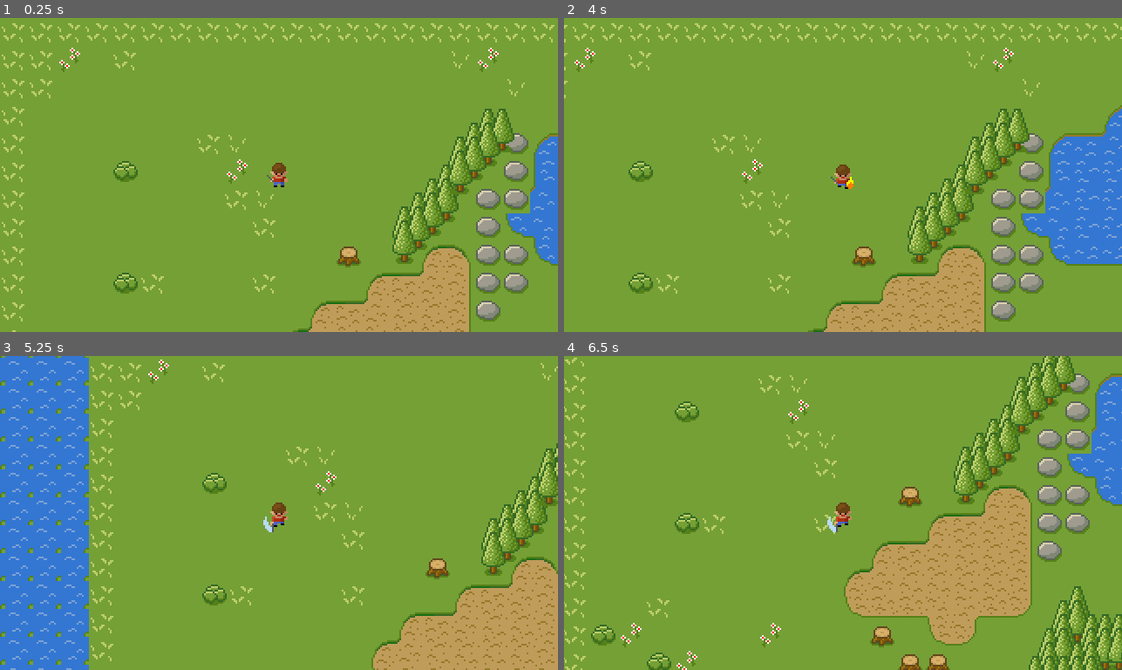
Above: before the commit, frames 1-4 (two rows, left to right).
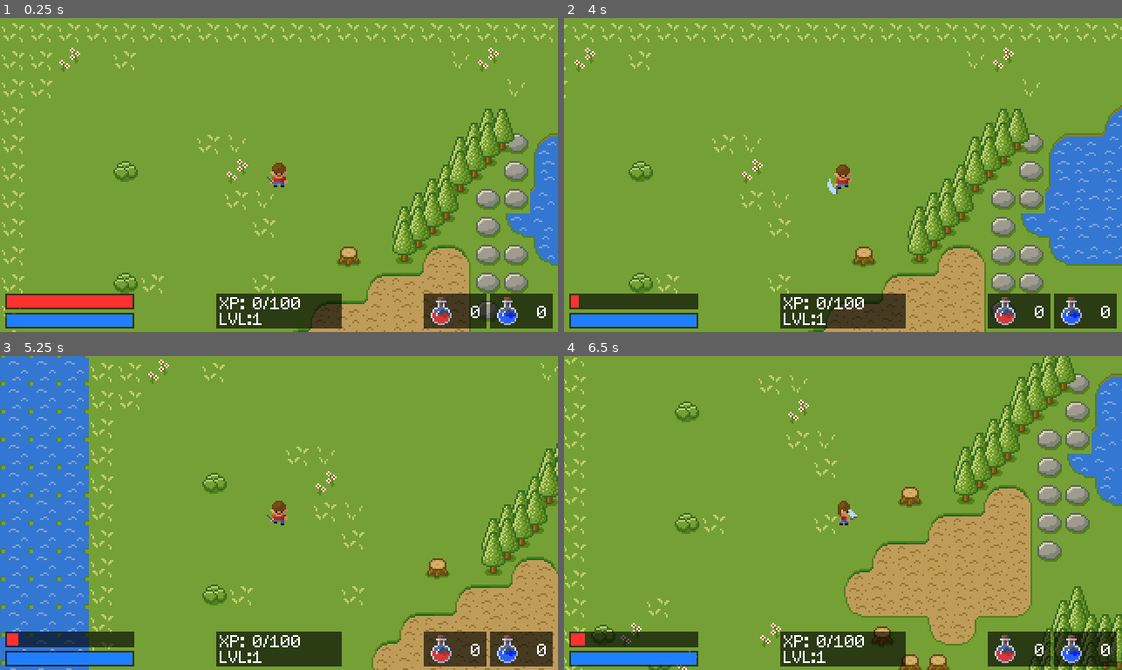
Above: after the commit, the same moments.

Repository: leugengroot/GodotSimpleRPG
Game: Godot game, scene res://Scenes/Main.tscn
The game is run twice, just before and just after one commit, with the same random seed, the same clock (stepped at 60 frames per second) and the same inputs.
Inputs:
- Up to frame 1 (0.25 s): no input
- Up to frame 2 (4 s): tap Enter at 0.5 s; hold Right (ui_right) 0.53-1.28 s; hold Space (attack) 0.53-1.28 s; tap Ctrl (fireball) at 0.8, 1.35, 2.3, 2.85, 3.8 s; hold Down (ui_down) 1.28-2.03 s; tap Space (attack) at 1.55, 3.05 s; hold Right (ui_right) 2.03-2.78 s; hold Space (attack) 2.03-2.78 s; hold Up (ui_up) 2.78-3.53 s; hold Left (ui_left) from 3.53 s (still down); hold Space (attack) from 3.53 s (still down)
- Up to frame 3 (5.25 s): release Space (attack) at 4.28 s; tap Ctrl (fireball) at 4.35 s; tap Space (attack) at 4.55 s; release Left (ui_left) at 5.03 s; hold Down (ui_down) from 5.03 s (still down); hold Space (attack) from 5.03 s (still down)
- Up to frame 4 (6.5 s): tap Ctrl (fireball) at 5.3, 5.85 s; release Down (ui_down) at 5.78 s; release Space (attack) at 5.78 s; hold Right (ui_right) from 5.78 s (still down); tap Space (attack) at 6.05 s

The runs differ from the first frame. In frame 1, 7.3% of the frame differs, in the area x 0-100%, y 50-99%; in frame 2, 7.4%; in frame 3, 7.5%; in frame 4, 7.5%, in the area x 0-100%, y 46-99%.

Commit message:
stage 9 complete

Diff:
--- a/GodotSimpleRPG/Entities/Player/Player.gd
+++ b/GodotSimpleRPG/Entities/Player/Player.gd
@@ -7,6 +7,32 @@
 export var speed = 75
 
 var attack_playing = false
+
+signal player_stats_changed
+
+# Player stats
+var health = 100
+var health_max = 100
+var health_regeneration = 1
+var mana = 100
+var mana_max = 100
+var mana_regeneration = 2
+
+func _ready():
+   emit_signal("player_stats_changed", self)
+
+func _process(delta):
+   # Regenerates mana
+   var new_mana = min(mana + mana_regeneration * delta, mana_max)
+   if new_mana != mana:
+	   mana = new_mana
+	   emit_signal("player_stats_changed", self)
+
+   # Regenerates health
+   var new_health = min(health + health_regeneration * delta, health_max)
+   if new_health != health:
+	   health = new_health
+	   emit_signal("player_stats_changed", self)
 
 func _physics_process(delta):
 	# Get player input
@@ -28,14 +54,17 @@
 		animates_player(direction)
 
 func _input(event):
-   if event.is_action_pressed("attack"):
-	   attack_playing = true
-	   var animation = get_animation_direction(last_direction) + "_attack"
-	   $Sprite.play(animation)
-   elif event.is_action_pressed("fireball"):
-	   attack_playing = true
-	   var animation = get_animation_direction(last_direction) + "_fireball"
-	   $Sprite.play(animation)
+	if event.is_action_pressed("attack"):
+		attack_playing = true
+		var animation = get_animation_direction(last_direction) + "_attack"
+		$Sprite.play(animation)
+	elif event.is_action_pressed("fireball"):
+		if mana >= 25:
+			mana = mana - 25
+			emit_signal("player_stats_changed", self)
+			attack_playing = true
+			var animation = get_animation_direction(last_direction) + "_fireball"
+			$Sprite.play(animation)
 
 func animates_player(direction: Vector2):
 	if direction != Vector2.ZERO:
@@ -66,6 +95,5 @@
 		return "right"
 	return "down"
 
-
 func _on_Sprite_animation_finished():
 	attack_playing = false
--- /dev/null
+++ b/GodotSimpleRPG/Fonts/Font.tres
@@ -0,0 +1,7 @@
+[gd_resource type="DynamicFont" load_steps=2 format=2]
+
+[ext_resource path="res://Fonts/Schrîdinger.ttf" type="DynamicFontData" id=1]
+
+[resource]
+size = 10
+font_data = ExtResource( 1 )
--- /dev/null
+++ b/GodotSimpleRPG/GUI/HealthBar.gd
@@ -0,0 +1,5 @@
+extends ColorRect
+
+
+func _on_Player_player_stats_changed(var player):
+	$Bar.rect_size.x = 72 * player.mana / player.mana_max
--- /dev/null
+++ b/GodotSimpleRPG/GUI/ManaBar.gd
@@ -0,0 +1,6 @@
+extends ColorRect
+
+
+
+func _on_Player_player_stats_changed():
+	pass # Replace with function body.
--- a/GodotSimpleRPG/Scenes/Main.tscn
+++ b/GodotSimpleRPG/Scenes/Main.tscn
@@ -34,6 +34,10 @@
 [ext_resource path="res://Entities/Player/player_frames/player_up_fireball_1.png" type="Texture" id=32]
 [ext_resource path="res://Entities/Player/player_frames/player_up_attack_1.png" type="Texture" id=33]
 [ext_resource path="res://Entities/Player/player_frames/player_down_idle_1.png" type="Texture" id=34]
+[ext_resource path="res://GUI/HealthBar.gd" type="Script" id=35]
+[ext_resource path="res://GUI/ManaBar.gd" type="Script" id=36]
+[ext_resource path="res://Fonts/Schrîdinger.ttf" type="DynamicFontData" id=37]
+[ext_resource path="res://GUI/potions.png" type="Texture" id=38]
 
 [sub_resource type="SpriteFrames" id=2]
 animations = [ {
@@ -120,6 +124,26 @@
 
 [sub_resource type="RectangleShape2D" id=1]
 extents = Vector2( 5, 7 )
+
+[sub_resource type="DynamicFont" id=3]
+size = 10
+font_data = ExtResource( 37 )
+
+[sub_resource type="DynamicFont" id=4]
+size = 10
+font_data = ExtResource( 37 )
+
+[sub_resource type="DynamicFont" id=5]
+size = 10
+font_data = ExtResource( 37 )
+
+[sub_resource type="DynamicFont" id=6]
+size = 10
+font_data = ExtResource( 37 )
+
+[sub_resource type="DynamicFont" id=7]
+size = 10
+font_data = ExtResource( 37 )
 
 [node name="Root" type="Node"]
 
@@ -131,7 +155,6 @@
 [node name="Sprite" type="AnimatedSprite" parent="Player"]
 frames = SubResource( 2 )
 animation = "down_idle"
-frame = 1
 playing = true
 
 [node name="CollisionShape2D" type="CollisionShape2D" parent="Player"]
@@ -153,4 +176,121 @@
 format = 1
 tile_data = PoolIntArray( 393250, 5, 0, 393251, 5, 0, 458785, 5, 0, 458786, 5, 0, 524320, 5, 0, 524321, 5, 0, 589856, 5 …(1017 unchanged characters)…
 
+[node name="CanvasLayer" type="CanvasLayer" parent="."]
+
+[node name="Health" type="ColorRect" parent="CanvasLayer"]
+margin_left = 3.0
+margin_top = 158.0
+margin_right = 77.0
+margin_bottom = 167.0
+color = Color( 0, 0, 0, 0.627451 )
+script = ExtResource( 35 )
+
+[node name="Bar" type="ColorRect" parent="CanvasLayer/Health"]
+margin_left = 1.0
+margin_top = 1.0
+margin_right = 73.0
+margin_bottom = 8.0
+color = Color( 1, 0.196078, 0.196078, 1 )
+
+[node name="Mana" type="ColorRect" parent="CanvasLayer"]
+margin_left = 3.0
+margin_top = 169.0
+margin_right = 77.0
+margin_bottom = 178.0
+color = Color( 0, 0, 0, 0.627451 )
+script = ExtResource( 36 )
+
+[node name="Bar" type="ColorRect" parent="CanvasLayer/Mana"]
+margin_left = 1.0
+margin_top = 1.0
+margin_right = 73.0
+margin_bottom = 8.0
+color = Color( 0.129412, 0.501961, 1, 1 )
+
+[node name="XP" type="ColorRect" parent="CanvasLayer"]
+margin_left = 124.0
+margin_top = 158.0
+margin_right = 196.0
+margin_bottom = 178.0
+color = Color( 0, 0, 0, 0.627451 )
+
+[node name="LabelXP" type="Label" parent="CanvasLayer/XP"]
+margin_left = 2.0
+margin_top = 1.0
+margin_right = 22.0
+margin_bottom = 11.0
+custom_fonts/font = SubResource( 3 )
+text = "XP:"
+
+[node name="LabelLevel" type="Label" parent="CanvasLayer/XP"]
+margin_left = 2.0
+margin_top = 10.0
+margin_right = 22.0
+margin_bottom = 20.0
+custom_fonts/font = SubResource( 4 )
+text = "LVL:"
+
+[node name="ValueXP" type="Label" parent="CanvasLayer/XP"]
+margin_left = 21.0
+margin_top = 1.0
+margin_right = 71.0
+margin_bottom = 11.0
+custom_fonts/font = SubResource( 5 )
+text = "0/100"
+
+[node name="ValueLevel" type="Label" parent="CanvasLayer/XP"]
+margin_left = 21.0
+margin_top = 10.0
+margin_right = 71.0
+margin_bottom = 20.0
+custom_fonts/font = SubResource( 6 )
+text = "1"
+
+[node name="HealthPotions" type="ColorRect" parent="CanvasLayer"]
+margin_left = 243.0
+margin_top = 158.0
+margin_right = 279.0
+margin_bottom = 178.0
+color = Color( 0, 0, 0, 0.627451 )
+
+[node name="Sprite" type="Sprite" parent="CanvasLayer/HealthPotions"]
+position = Vector2( 10, 10 )
+texture = ExtResource( 38 )
+region_enabled = true
+region_rect = Rect2( 0, 0, 16, 16 )
+
+[node name="Label" type="Label" parent="CanvasLayer/HealthPotions"]
+margin_left = 19.0
+margin_top = 6.0
+margin_right = 33.0
+margin_bottom = 16.0
+custom_fonts/font = SubResource( 7 )
+text = "0"
+align = 2
+
+[node name="ManaPotions" type="ColorRect" parent="CanvasLayer"]
+margin_left = 281.0
+margin_top = 158.0
+margin_right = 317.0
+margin_bottom = 178.0
+color = Color( 0, 0, 0, 0.627451 )
+
+[node name="Sprite" type="Sprite" parent="CanvasLayer/ManaPotions"]
+position = Vector2( 10, 10 )
+texture = ExtResource( 38 )
+region_enabled = true
+region_rect = Rect2( 16, 0, 16, 16 )
+
+[node name="Label" type="Label" parent="CanvasLayer/ManaPotions"]
+margin_left = 19.0
+margin_top = 6.0
+margin_right = 33.0
+margin_bottom = 16.0
+custom_fonts/font = SubResource( 7 )
+text = "0"
+align = 2
+
+[connection signal="player_stats_changed" from="Player" to="CanvasLayer/Health" method="_on_Player_player_stats_changed"]
+[connection signal="player_stats_changed" from="Player" to="CanvasLayer/Mana" method="_on_Player_player_stats_changed"]
 [connection signal="animation_finished" from="Player/Sprite" to="Player" method="_on_Sprite_animation_finished"]
Binary file added: GodotSimpleRPG/Fonts/Schrîdinger.ttf
Binary file added: GodotSimpleRPG/GUI/potions.png
Not shown, added: GodotSimpleRPG/GUI/potions.png.import
Not shown: 1 places in GodotSimpleRPG/Scenes/Main.tscn that only renumber resources
